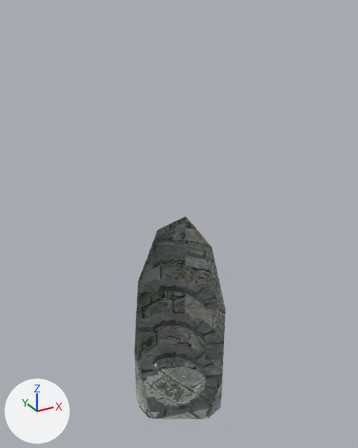
The Blender file Assets/Models/Iteration - Levels/Iteration 3/Stairwell.blend, before and after one commit.
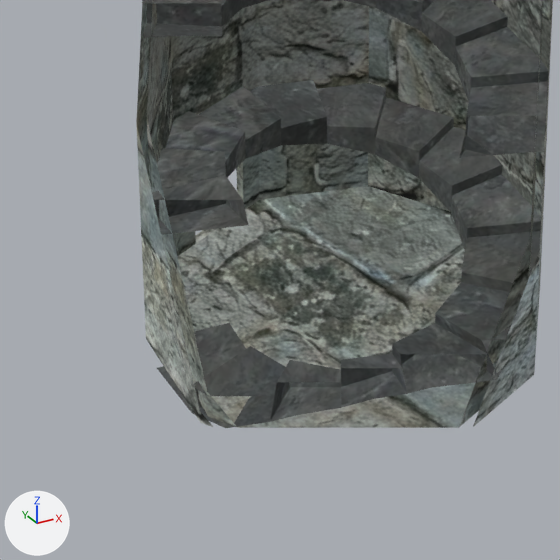
Each version is shown whole from a 50 mm lens placed at (-7.03, -12.88, 13.35), pointed at (0.14, 0.16, 6.83), then close up on the part from 29% to 63% of the width and 73% to 100% of the height. The axes (+X, +Y, +Z) are drawn at lower left. The lights are the same throughout. The last two pictures show the newer version. Everything nearer to the camera than a plane just in front of the edit is cut away.

Before the edit, the objects in view are built like this:
```python
me_circle_002 = bpy.data.meshes.new('Circle.002')
me_circle_002.from_pydata(...)  # 112 vertices, 65 faces; spans x -0.95..0.95, y -1.0..1.0, z -3.52..4.38
me_circle_002.materials.append(mat_brick)  # picture img_brick_wall_3_png
me_circle_004 = bpy.data.meshes.new('Circle.004')
me_circle_004.from_pydata(...)  # 388 vertices, 320 faces; spans x -1.59..1.59, y -1.56..1.6, z -6.48..0.04
me_circle_004.materials.append(mat_stone_dark)  # picture img_iron___reversed_png
ob_circle_001 = bpy.data.objects.new('Circle.001', me_circle_002)
ob_circle_001.location = (0.063, -0.047, 5.716)
ob_circle_001.scale = (1.65, 1.65, 1.65)
ob_circle_003 = bpy.data.objects.new('Circle.003', me_circle_004)
ob_circle_003.location = (0.063, -0.047, 6.233)
ob_circle_003.rotation_euler = (0.0, 0.0, 1.363)  # degrees (0, 0, 78)
```
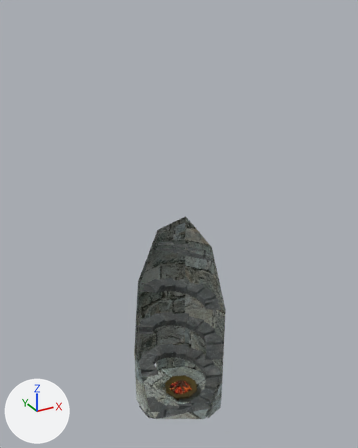
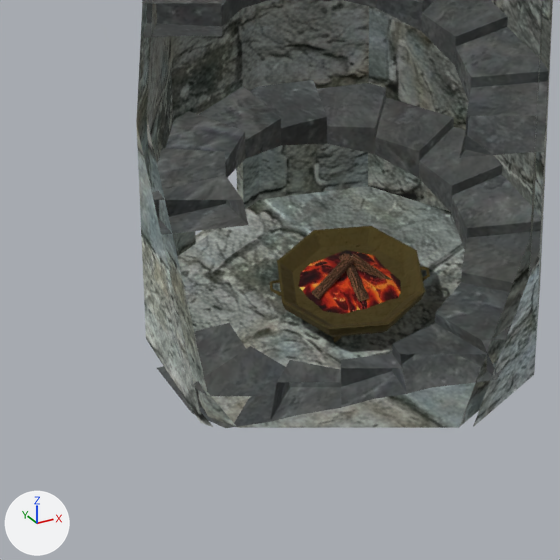
What differs and where, as boxes [x1, y1, x2, y2] in the close-ups (560 x 560 px):
'Circle.008', added (brown)
    after: [270, 226, 430, 343]
'Plane', added (red)
    after: [298, 250, 401, 314]
'Circle.002', added (brown)
    after: [311, 254, 354, 300]
'Circle.010', added (brown)
    after: [339, 253, 369, 302]
'Circle.004', added
    after: [351, 254, 392, 280]

What changed in the scene script:
```text
Add img_tree_stump_png:
    img_tree_stump_png = load_image('Tree stump.png', '../../../Textures/Tree stump.png', 256, 256, 'sRGB')
Add img_embers_jpg:
    img_embers_jpg = load_image('embers.jpg', '../../../Textures/embers.jpg', 612, 408, 'sRGB')
Add img_gold___dark_png:
    img_gold___dark_png = load_image('gold - dark.png', '../../../Textures/gold - dark.png', 1024, 1024, 'sRGB')
Add mat_wooden_log:
    mat_wooden_log = principled_material('Wooden Log')
    mat_wooden_log.texture = img_tree_stump_png
    mat_wooden_log.roughness = 1.0
Add mat_embers:
    mat_embers = principled_material('Embers')
    mat_embers.texture = img_embers_jpg
    mat_embers.roughness = 1.0
Add mat_gold:
    mat_gold = principled_material('Gold')
    mat_gold.texture = img_gold___dark_png
    mat_gold.roughness = 1.0
Add me_circle_012:
    me_circle_012.from_pydata(...)  # 25 vertices, 22 faces; spans x -0.49..0.4, y -0.38..0.47, z -4.5..-0.51
    me_circle_012.materials.append(mat_wooden_log)  # picture img_tree_stump_png
Add me_plane:
    me_plane.from_pydata(...)  # 25 vertices, 32 faces; spans x -1.19..1.22, y -1.16..1.21, z -0.24..0.26
    me_plane.polygons.foreach_set('use_smooth', [True] * 32)
    me_plane.materials.append(mat_embers)  # picture img_embers_jpg
Add me_circle_008:
    me_circle_008.from_pydata(...)  # 112 vertices, 94 faces; spans x -0.42..12.44, y -5.32..6.3, z -2.36..0.38
    me_circle_008.materials.append(mat_gold)  # picture img_gold___dark_png
Add ob_circle_004:
    ob_circle_004 = bpy.data.objects.new('Circle.004', me_circle_012)
    ob_circle_004.location = (0.459, -0.231, 0.098)
    ob_circle_004.rotation_euler = (2.095, 0.412, 0.958)  # degrees (120, 24, 55)
    ob_circle_004.scale = (0.106, 0.106, 0.106)
Add ob_circle_002:
    ob_circle_002 = bpy.data.objects.new('Circle.002', me_circle_012.copy())
    ob_circle_002.location = (-0.258, -0.05, 0.157)
    ob_circle_002.rotation_euler = (1.964, -0.0955, -1.357)  # degrees (113, -5.5, -78)
    ob_circle_002.scale = (0.106, 0.106, 0.106)
Add ob_plane:
    ob_plane = bpy.data.objects.new('Plane', me_plane)
    ob_plane.location = (0.092, 0.0, 0.178)
    ob_plane.scale = (0.327, 0.327, 0.327)
Add ob_circle_010:
    ob_circle_010 = bpy.data.objects.new('Circle.010', me_circle_012.copy())
    ob_circle_010.location = (0.11, -0.31, 0.154)
    ob_circle_010.rotation_euler = (1.897, -0.0107, -0.0889)  # degrees (109, -0.6, -5.1)
    ob_circle_010.scale = (0.106, 0.106, 0.106)
Add ob_circle_008:
    ob_circle_008 = bpy.data.objects.new('Circle.008', me_circle_008)
    ob_circle_008.location = (-0.457, 0.207, 0.188)
    ob_circle_008.rotation_euler = (0.0, 0.0, -0.441)  # degrees (0, 0, -25)
    ob_circle_008.scale = (0.102, 0.102, 0.102)
```
